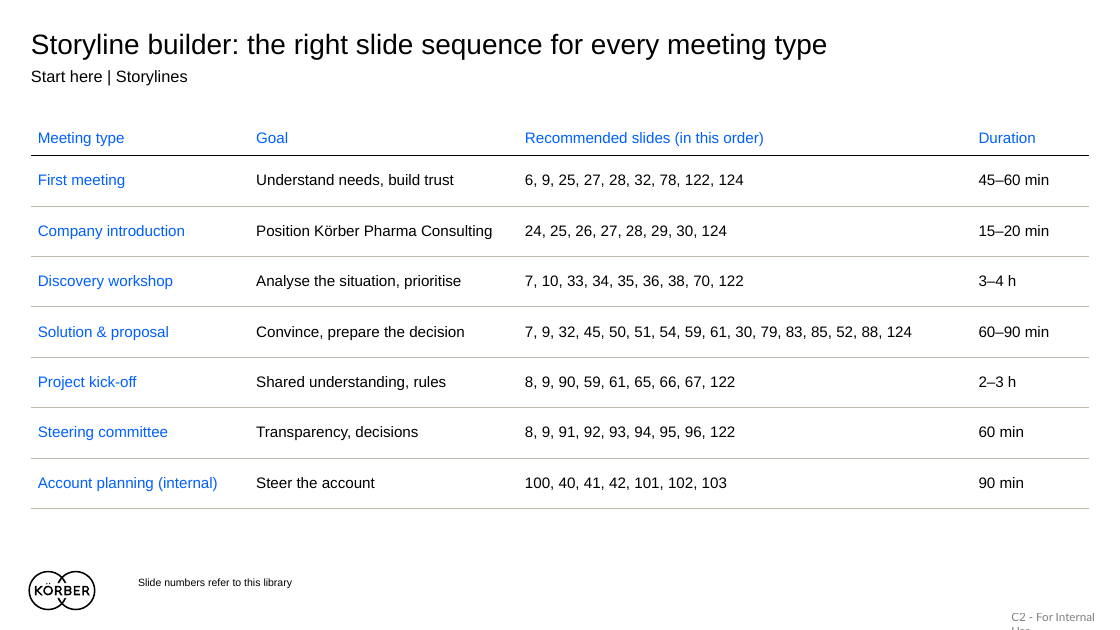
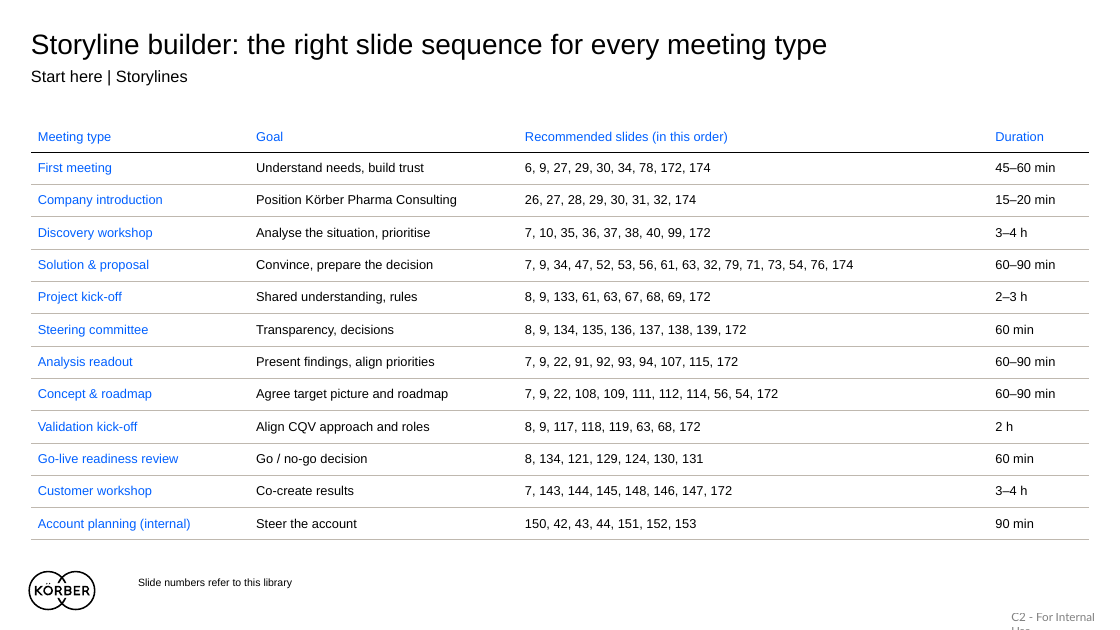
Before and after one commit to lukas-marketing-ops/lukas-marketing-ops, a slide deck: slide 4 of slide-library/Koerber_Slide_Library_2026_EN.pptx. Drawn at 1120x630 pixels with LibreOffice and Linux fonts; fonts in the diff are those of the drawing. Boxes give left, top, right and bottom in pixels: in the first picture for what was removed or moved away, otherwise in the second. Text is boxed around its words. In the diff, an @@ line names an element or a change of style, - is before the commit and + after.

```diff
--- a/slide-library/Koerber_Slide_Library_2026_EN.pptx
+++ b/slide-library/Koerber_Slide_Library_2026_EN.pptx
@@ table at (31,122,1090,540) @@
-row 2: First meeting | Understand needs, build trust | 6, 9, 25, 27, 28, 32, 78, 122, 124 | 45–60 min
-row 3: Company introduction | Position Körber Pharma Consulting | 24, 25, 26, 27, 28, 29, 30, 124 | 15–20 min
-row 4: Discovery workshop | Analyse the situation, prioritise | 7, 10, 33, 34, 35, 36, 38, 70, 122 | 3–4 h
-row 5: Solution & proposal | Convince, prepare the decision | 7, 9, 32, 45, 50, 51, 54, 59, 61, 30, 79, 83, 85, 52, 88, 124 | 60–90 min
-row 6: Project kick-off | Shared understanding, rules | 8, 9, 90, 59, 61, 65, 66, 67, 122 | 2–3 h
-row 7: Steering committee | Transparency, decisions | 8, 9, 91, 92, 93, 94, 95, 96, 122 | 60 min
-row 8: Account planning (internal) | Steer the account | 100, 40, 41, 42, 101, 102, 103 | 90 min
+row 2: First meeting | Understand needs, build trust | 6, 9, 27, 29, 30, 34, 78, 172, 174 | 45–60 min
+row 3: Company introduction | Position Körber Pharma Consulting | 26, 27, 28, 29, 30, 31, 32, 174 | 15–20 min
+row 4: Discovery workshop | Analyse the situation, prioritise | 7, 10, 35, 36, 37, 38, 40, 99, 172 | 3–4 h
+row 5: Solution & proposal | Convince, prepare the decision | 7, 9, 34, 47, 52, 53, 56, 61, 63, 32, 79, 71, 73, 54, 76, 174 | 60–90 min
+row 6: Project kick-off | Shared understanding, rules | 8, 9, 133, 61, 63, 67, 68, 69, 172 | 2–3 h
+row 7: Steering committee | Transparency, decisions | 8, 9, 134, 135, 136, 137, 138, 139, 172 | 60 min
+row 8: Analysis readout | Present findings, align priorities | 7, 9, 22, 91, 92, 93, 94, 107, 115, 172 | 60–90 min
+row 9: Concept & roadmap | Agree target picture and roadmap | 7, 9, 22, 108, 109, 111, 112, 114, 56, 54, 172 | 60–90 min
+row 10: Validation kick-off | Align CQV approach and roles | 8, 9, 117, 118, 119, 63, 68, 172 | 2 h
+row 11: Go-live readiness review | Go / no-go decision | 8, 134, 121, 129, 124, 130, 131 | 60 min
+row 12: Customer workshop | Co-create results | 7, 143, 144, 145, 148, 146, 147, 172 | 3–4 h
+row 13: Account planning (internal) | Steer the account | 150, 42, 43, 44, 151, 152, 153 | 90 min
```
Also in this commit, not shown: 8 other slides changed, 55 slides added, 1 slide removed, 5 other files.
